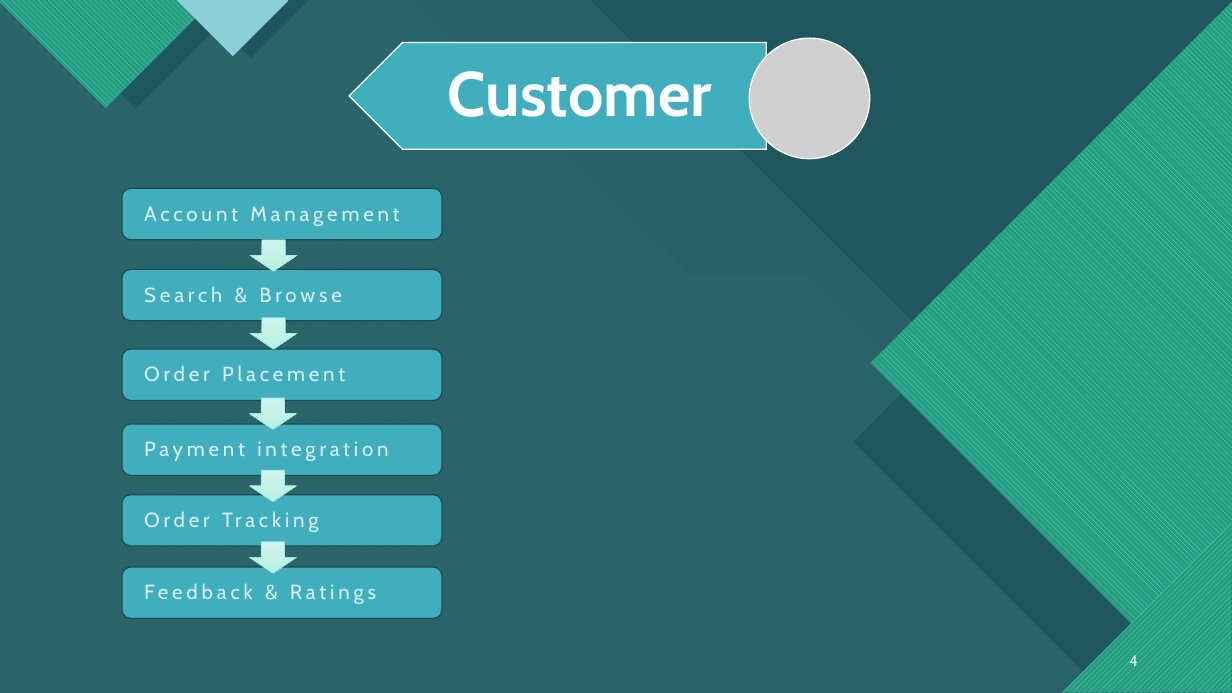
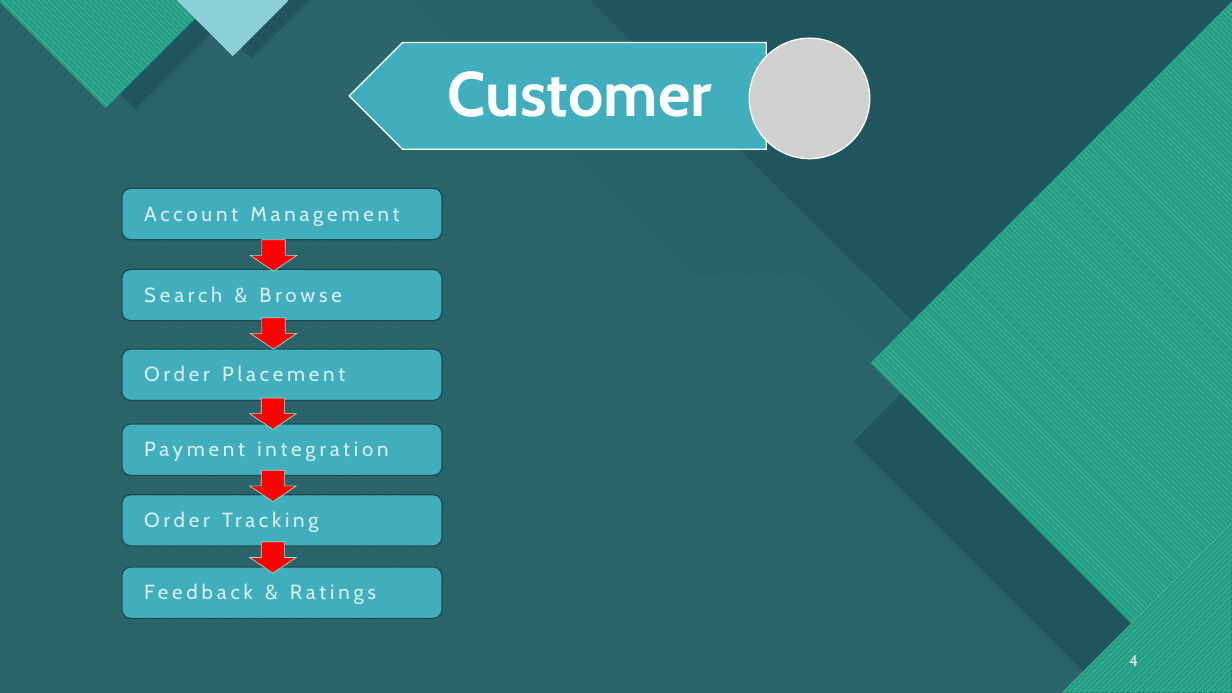
Before and after one commit to SifatSwapnil2022/Computer-Information-and-system-analysis, a slide deck: slide 4 of Online-Food-Delivery-System-CSE347-_ppt_demo_full.pptx. Drawn at 1232x693 pixels with LibreOffice and Linux fonts; fonts in the diff are those of the drawing; grey boxes stand for pictures; background and template pictures are left out. Boxes give left, top, right and bottom in pixels: in the first picture for what was removed or moved away, otherwise in the second. Text is boxed around its words. In the diff, an @@ line names an element or a change of style, - is before the commit and + after.

```diff
--- a/Online-Food-Delivery-System-CSE347-_ppt_demo_full.pptx
+++ b/Online-Food-Delivery-System-CSE347-_ppt_demo_full.pptx
@@ fill gradient #D1F6EC to #C3F2E6 to #BAF3E4 to #FF0000 in 5 elements at (x1=250, y1=239, x2=297, y2=271), (x1=250, y1=318, x2=297, y2=349), (x1=250, y1=398, x2=296, y2=430), (x1=250, y1=470, x2=296, y2=502), (x1=250, y1=542, x2=296, y2=573) @@
```
Also in this commit, not shown: 1 other slide changed, 1 slide added, 1 slide removed.
